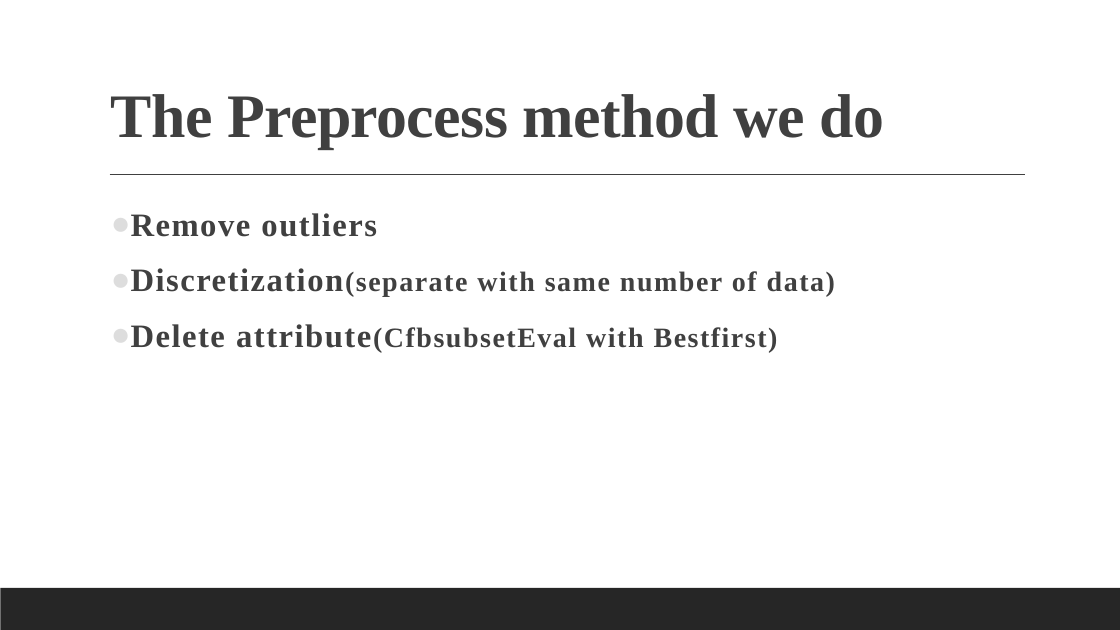
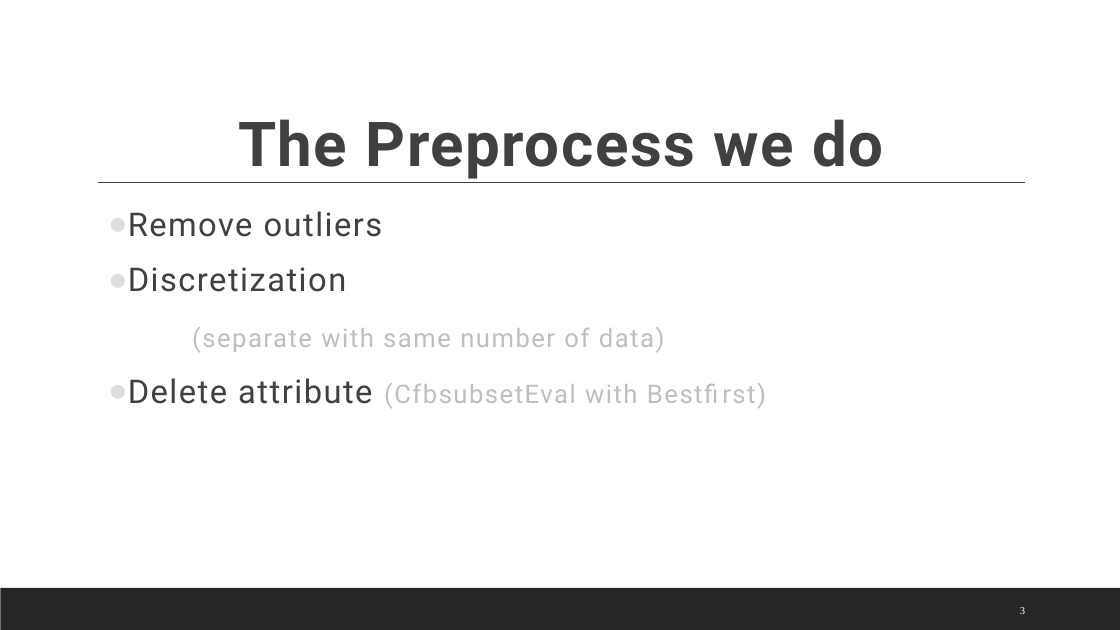
Before and after one commit to minired2154/data-mining-repo, a slide deck: slide 3 of report.pptx. Drawn at 1120x630 pixels with LibreOffice and Linux fonts; fonts in the diff are those of the drawing. Boxes give left, top, right and bottom in pixels: in the first picture for what was removed or moved away, otherwise in the second. Text is boxed around its words. In the diff, an @@ line names an element or a change of style, - is before the commit and + after.

```diff
--- a/report.pptx
+++ b/report.pptx
@@ title at [238,119,883,179]: text changed; font Times New Roman to Roboto @@
-The Preprocess method we do
+The Preprocess we do
@@ line moved from (110, 175) - (1026, 175) to (98, 182) - (1025, 182) @@
@@ text at [128,211,383,237]: font Times New Roman to Roboto, bold off in "Remove outliers" @@
@@ text at [128,267,665,409]: text changed; size 24 to 22 pt; font Times New Roman to Roboto; text colour #404040 to #BFBFBF; bold off @@
-● Discretization(separate with same number of data)
-● Delete attribute(CfbsubsetEval with Bestfirst)
+● Discretization
+(separate with same number of data)
+● Delete attribute (CfbsubsetEval with Bestfirst)
@@ page number added at [1020,607,1025,614], 9 pt, text #FFFFFF @@
+3
```
Also in this commit, not shown: 7 other slides changed, 4 slides added, 11 slides removed, 1 other file.
